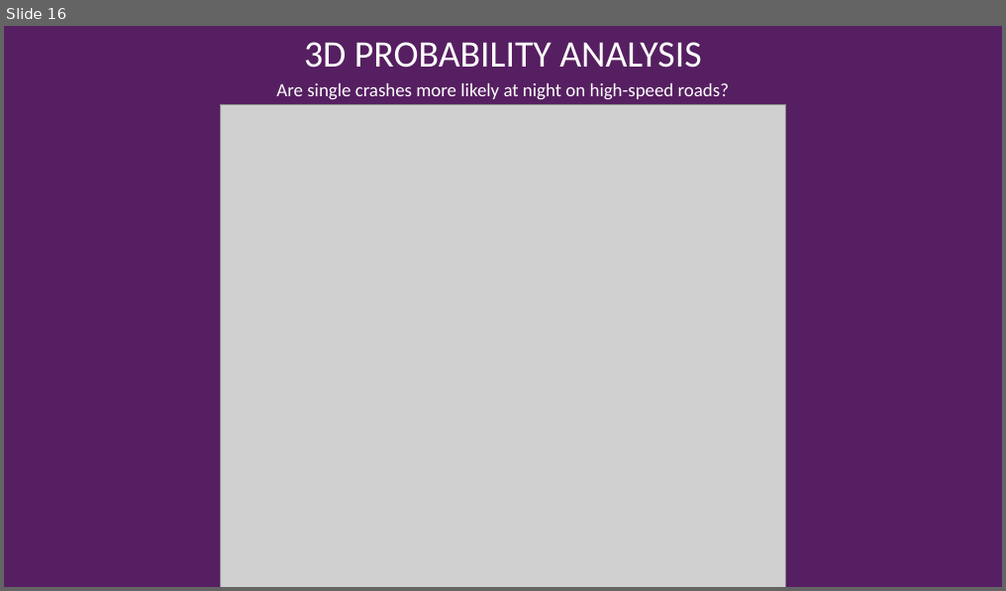
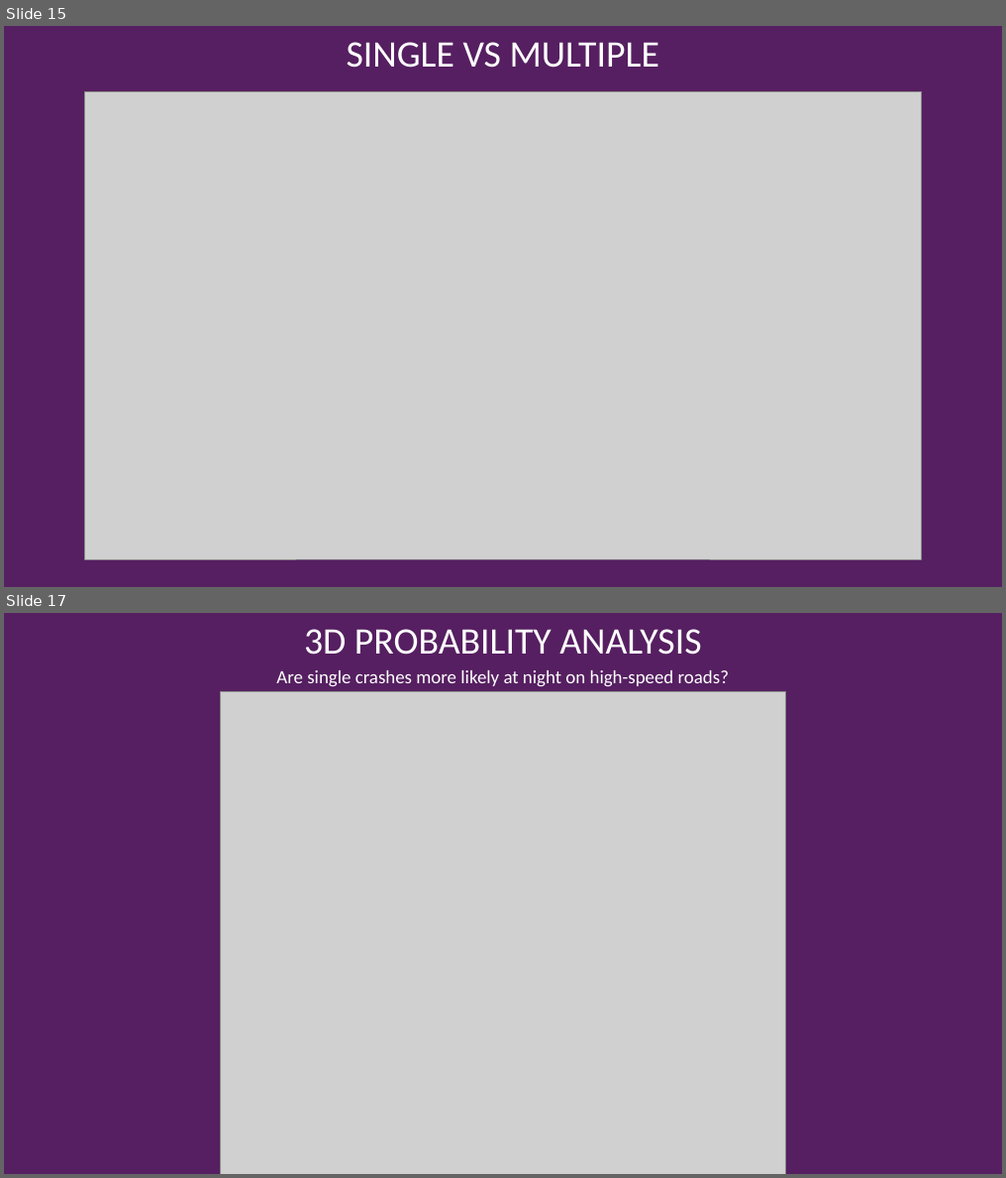
Before and after one commit to NoorullahMuhammadKhan/Noorullah-Khan-Github-Repository, a slide deck: Scyne Advisory Interview/Scyne Advisory Presentation.pptx. Shown one above the other, each under a label of ours: slide 16 before the commit, slides 15 and 17 after it; the slides between them are not shown. The pictures are 1006x591 and 1006x1178 pixels, drawn with LibreOffice and Linux fonts; fonts in the diff are those of the drawing; grey boxes stand for pictures; background and template pictures are left out. Boxes give left, top, right and bottom in pixels: in the first picture for what was removed or moved away, otherwise in the second. Text is boxed around its words. In the diff, an @@ line names an element or a change of style, - is before the commit and + after.

```diff
--- a/Scyne Advisory Interview/Scyne Advisory Presentation.pptx
+++ b/Scyne Advisory Interview/Scyne Advisory Presentation.pptx
@@ slide 15 added at (4, 26, 1002, 587), background picture (left out) @@
@@ title added at (347, 42, 659, 68), 36 pt, text #FFFFFF @@
+SINGLE VS MULTIPLE
@@ picture added at (85, 91, 922, 560) @@
@@ what was slide 16 is now slide 17 @@
```
Also in this commit, not shown: 7 slides changed, 1 other slide added, 1 other file.
